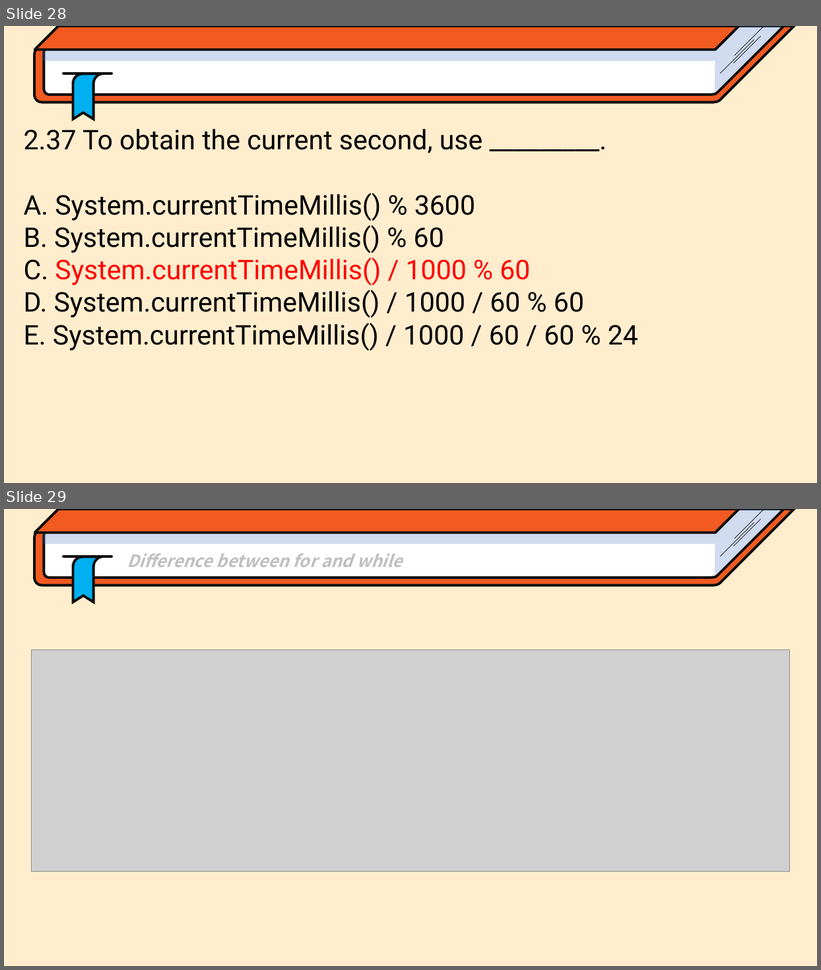
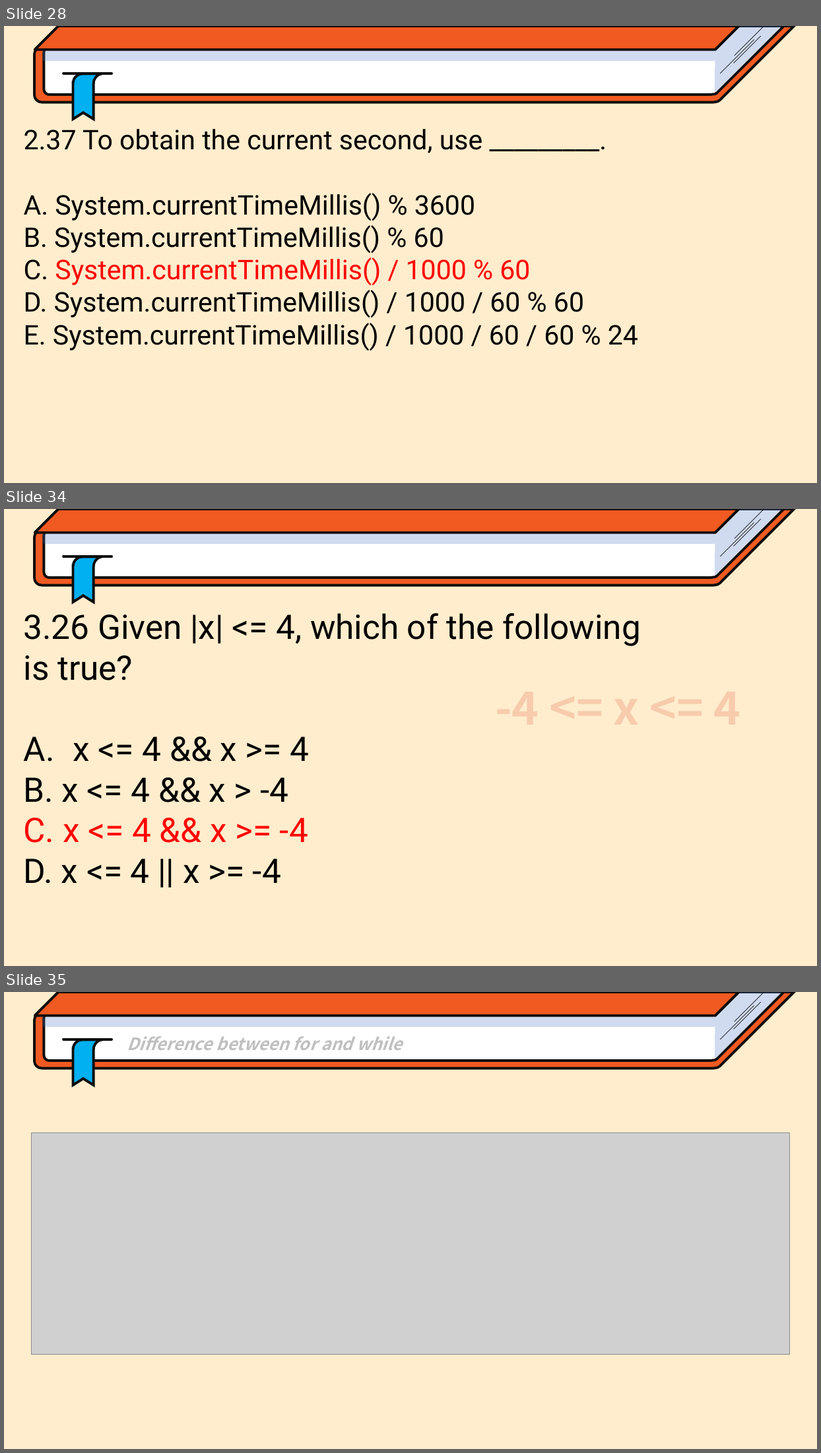
Before and after one commit to Park-Minjoo/ObjectOrientedProgramming_2023_JIU, a slide deck: Practice/Chap5/Chap5.Loop.pptx. Shown one above the other, each under a label of ours: slides 28 and 29 before the commit, slides 28, 34 and 35 after it; the slides between them are not shown. The pictures are 821x970 and 821x1453 pixels, drawn with LibreOffice and Linux fonts; fonts in the diff are those of the drawing; grey boxes stand for pictures. Boxes give left, top, right and bottom in pixels: in the first picture for what was removed or moved away, otherwise in the second. Text is boxed around its words. In the diff, an @@ line names an element or a change of style, - is before the commit and + after.

```diff
--- a/Practice/Chap5/Chap5.Loop.pptx
+++ b/Practice/Chap5/Chap5.Loop.pptx
@@ slide 34 added at bbox=[4, 509, 817, 966], background #FFEDCD @@
@@ group added at bbox=[34, 509, 795, 601]: 4 freeform shapes, 4 lines, 1 parallelogram @@
@@ text added at bbox=[24, 613, 641, 884], 40 pt, text #000000 @@
+3.26 Given |x| <= 4, which of the following
+is true?
+A. x <= 4 && x >= 4
+B. x <= 4 && x > -4
+C. x <= 4 && x >= -4
+D. x <= 4 || x >= -4
@@ what was slide 29 is now slide 35 @@
```
Also in this commit, not shown: 5 other slides added, 1 other file.
